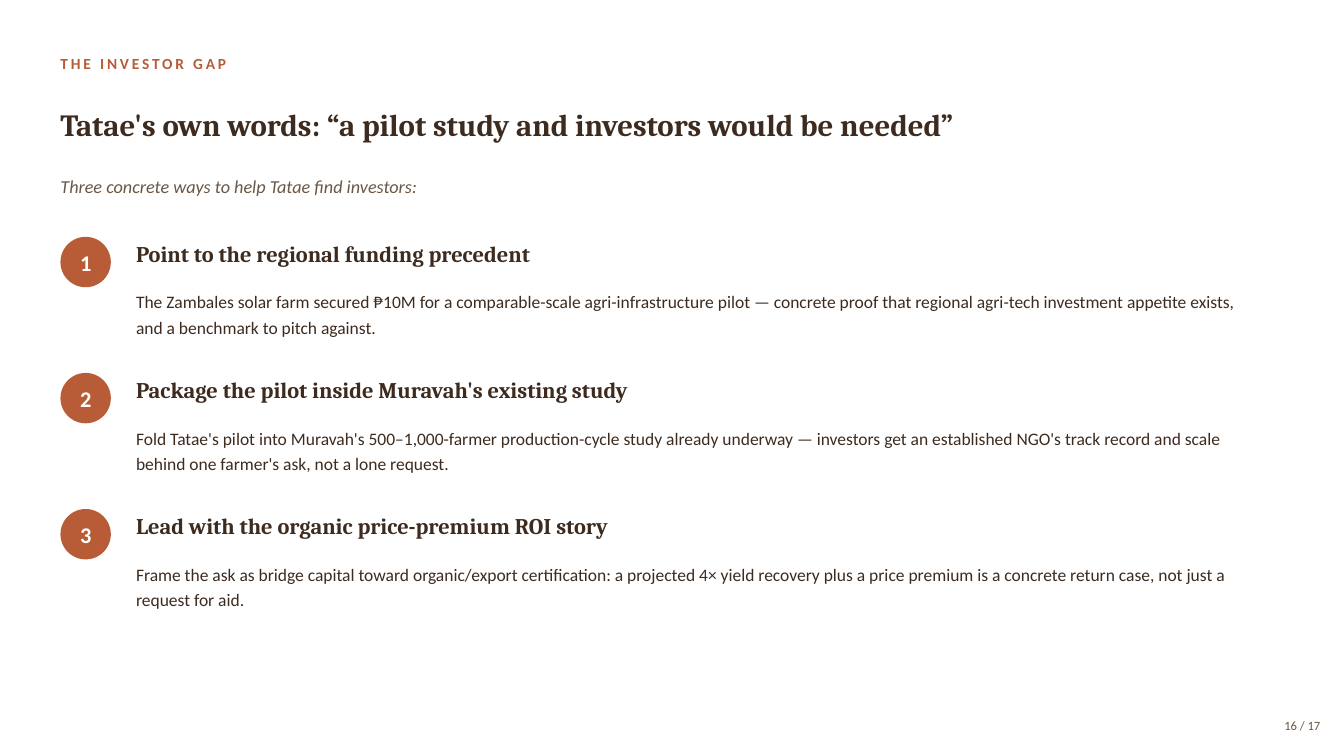
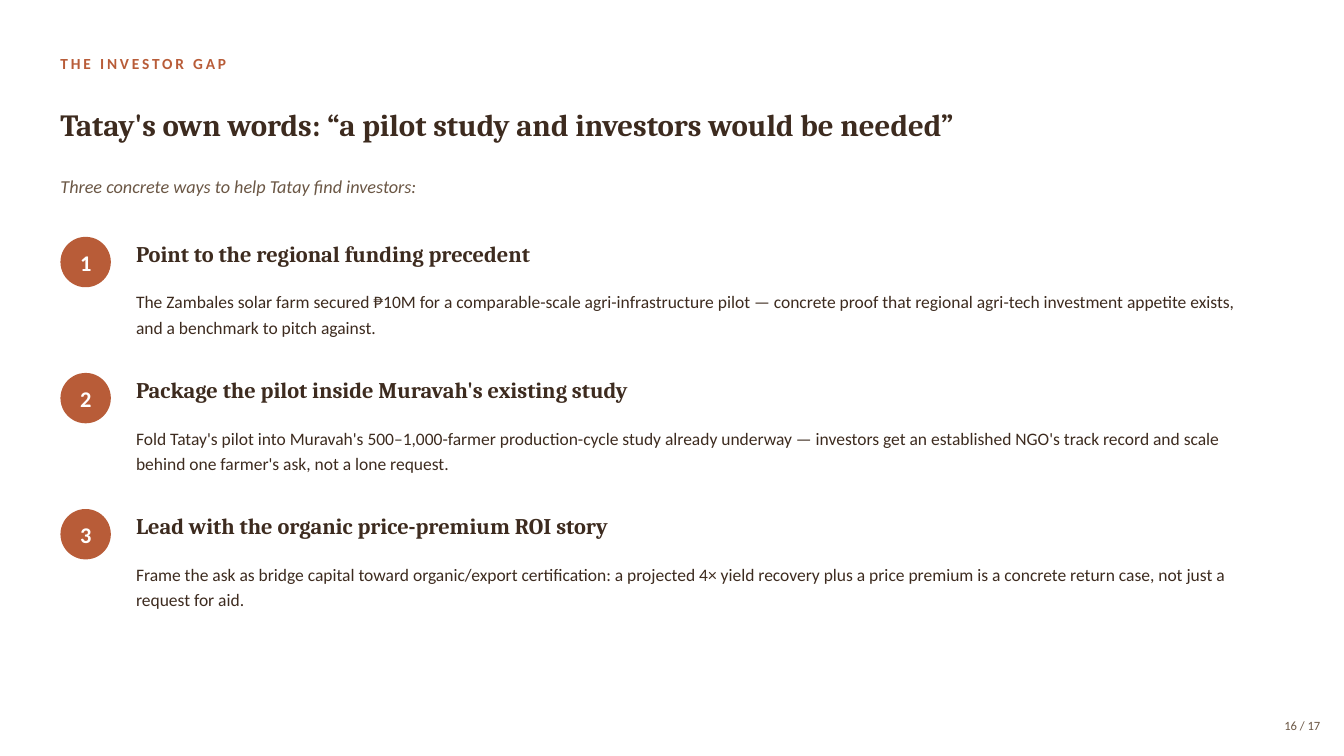
Before and after one commit to Abdullah-Nasir-Chowdhury/cacao-bicol-field-tools, a slide deck: slide 16 of Bicol-Cacao-Pitch.pptx. Drawn at 1344x756 pixels with LibreOffice and Linux fonts; fonts in the diff are those of the drawing. Boxes give left, top, right and bottom in pixels: in the first picture for what was removed or moved away, otherwise in the second. Text is boxed around its words. In the diff, an @@ line names an element or a change of style, - is before the commit and + after.

```diff
--- a/Bicol-Cacao-Pitch.pptx
+++ b/Bicol-Cacao-Pitch.pptx
@@ text at (60,114,953,143): text changed @@
-Tatae's own words: “a pilot study and investors would be needed”
+Tatay's own words: “a pilot study and investors would be needed”
@@ text at (60,180,416,196): text changed @@
-Three concrete ways to help Tatae find investors:
+Three concrete ways to help Tatay find investors:
@@ text at (136,433,1219,473): text changed @@
-Fold Tatae's pilot into Muravah's 500–1,000-farmer production-cycle study already underway — investors get an established NGO's track record and scale behind one farmer's ask, not a lone request.
+Fold Tatay's pilot into Muravah's 500–1,000-farmer production-cycle study already underway — investors get an established NGO's track record and scale behind one farmer's ask, not a lone request.
```
Also in this commit, not shown: 8 other slides changed, 16 other files.
